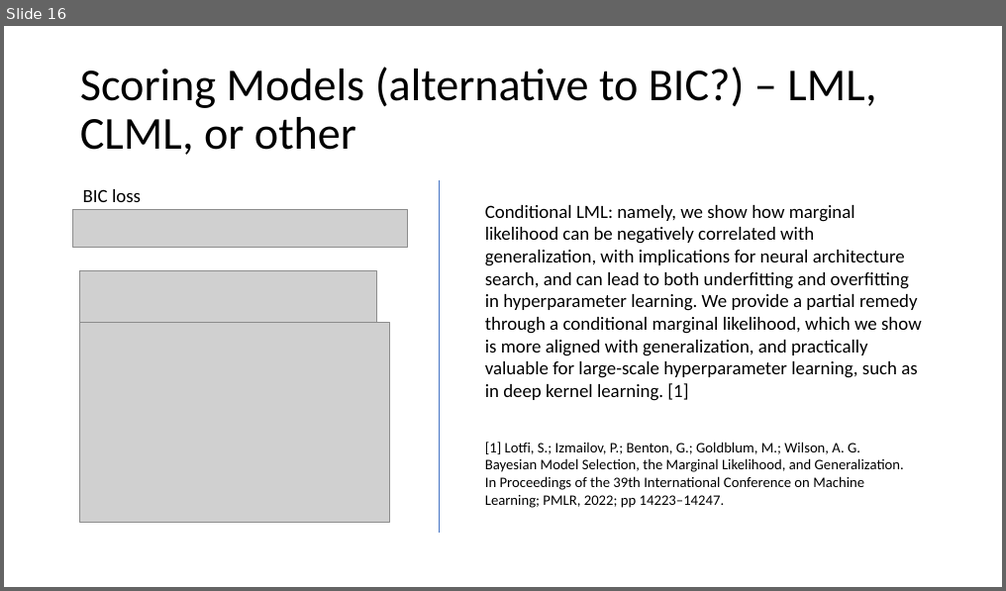
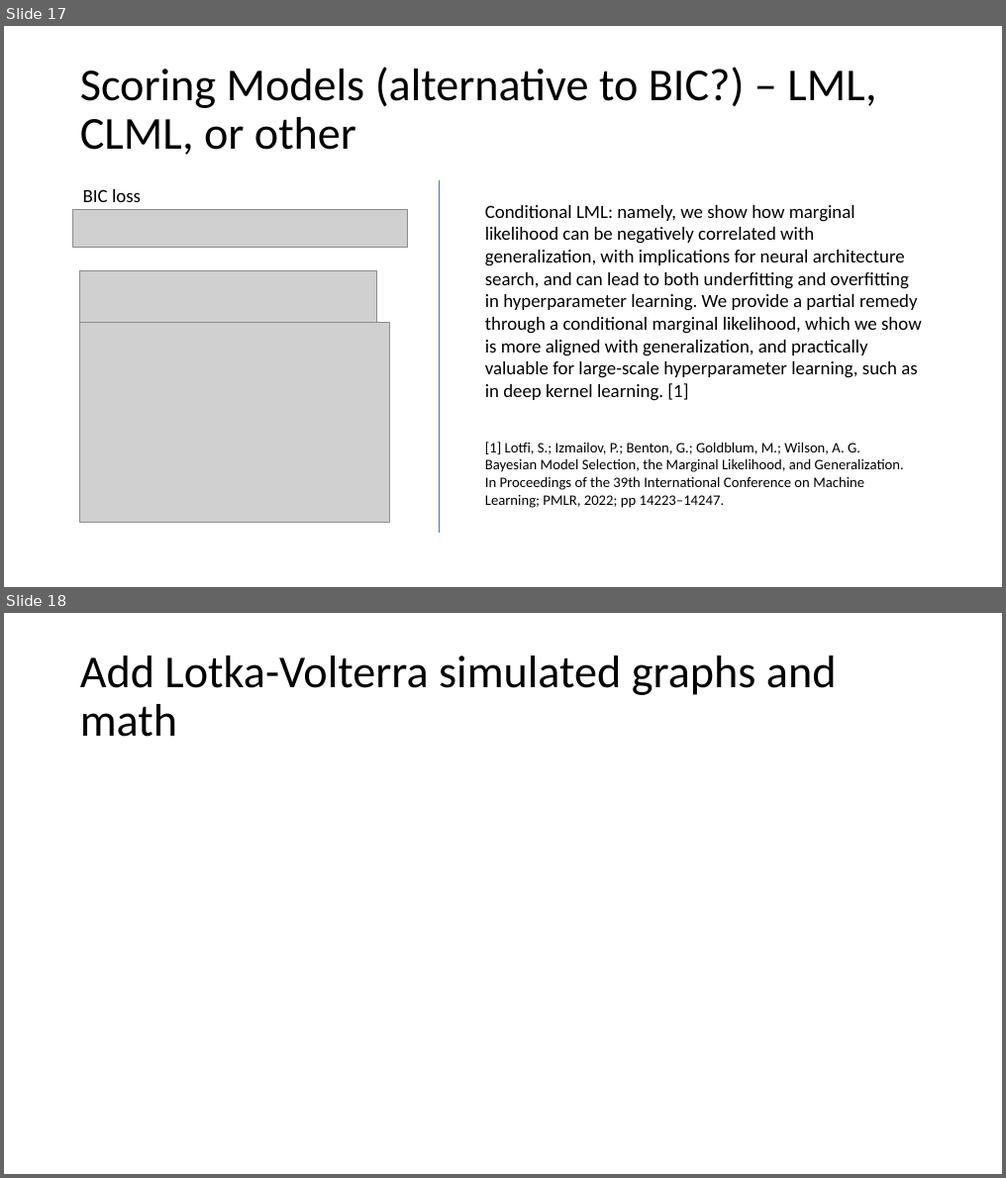
Before and after one commit to Fontanapink/GPs, a slide deck: GPRCommunities.pptx. Shown one above the other, each under a label of ours: slide 16 before the commit, slides 17 and 18 after it. The pictures are 1006x591 and 1006x1178 pixels, drawn with LibreOffice and Linux fonts; fonts in the diff are those of the drawing; grey boxes stand for pictures. Boxes give left, top, right and bottom in pixels: in the first picture for what was removed or moved away, otherwise in the second. Text is boxed around its words. In the diff, an @@ line names an element or a change of style, - is before the commit and + after.

```diff
--- a/GPRCommunities.pptx
+++ b/GPRCommunities.pptx
@@ slide 18 added at [4,613,1002,1174], background #FFFFFF @@
@@ title added at [80,656,837,737], 44 pt, text #000000 @@
+Add Lotka-Volterra simulated graphs and math
@@ what was slide 16 is now slide 17 @@
```
Also in this commit, not shown: 12 slides changed, 3 other slides added, 1 slide removed.
